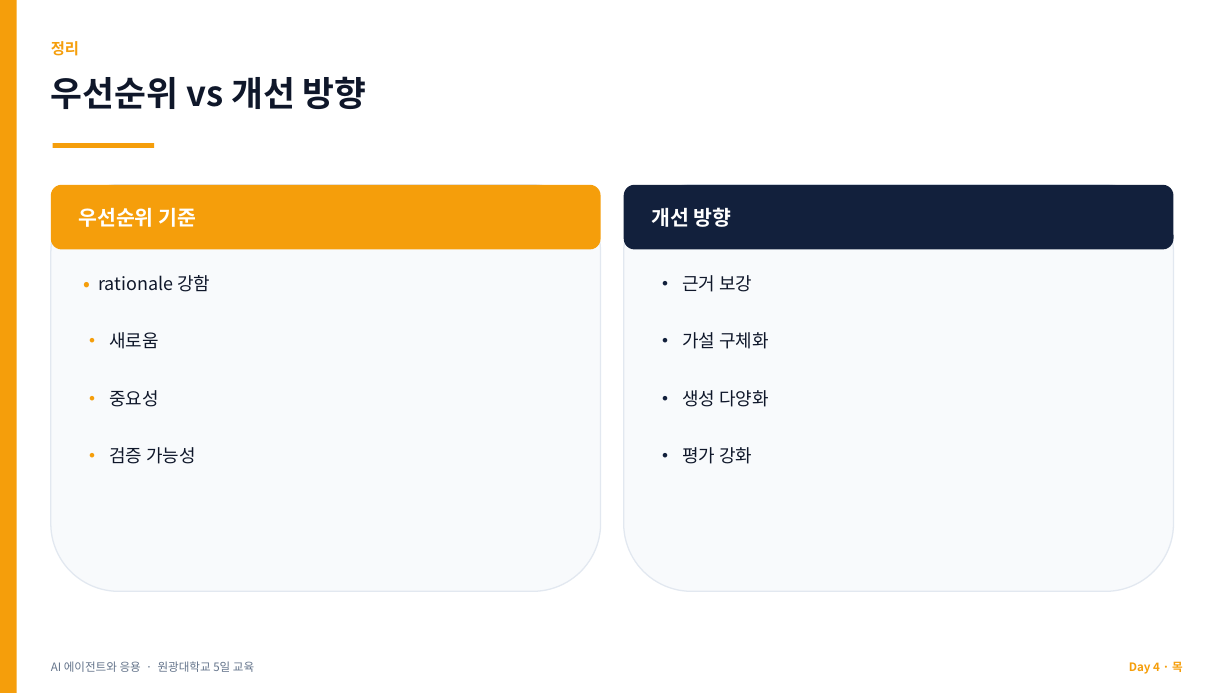
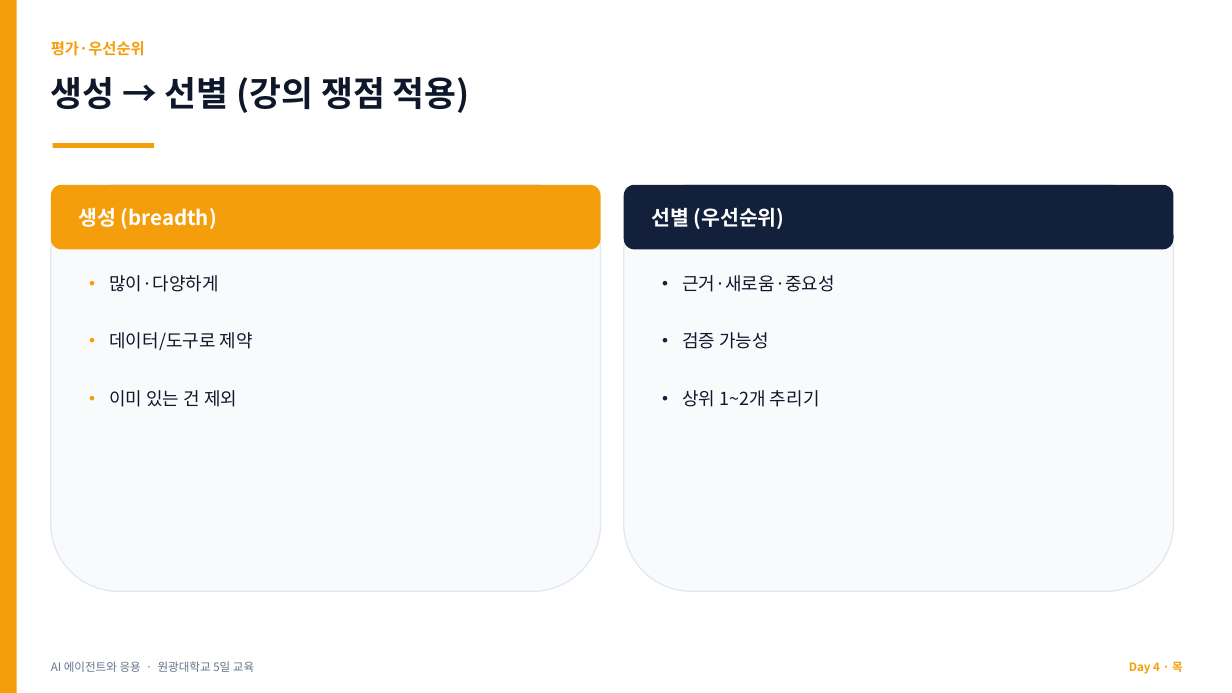
Before and after one commit to jyshin-22/wku-ai-agent-program, a slide deck: slide 21 of slides/day4.pptx. Drawn at 1232x693 pixels with LibreOffice and Linux fonts; fonts in the diff are those of the drawing. Boxes give left, top, right and bottom in pixels: in the first picture for what was removed or moved away, otherwise in the second. Text is boxed around its words. In the diff, an @@ line names an element or a change of style, - is before the commit and + after.

```diff
--- a/slides/day4.pptx
+++ b/slides/day4.pptx
@@ text at [51, 41, 145, 56]: text changed @@
-정리
+평가·우선순위
@@ text at [51, 77, 470, 113]: text changed @@
-우선순위 vs 개선 방향
+생성 → 선별 (강의 쟁점 적용)
@@ text at [79, 207, 217, 229]: text changed @@
-우선순위 기준
+생성 (breadth)
@@ text at [651, 207, 785, 229]: text changed @@
-개선 방향
+선별 (우선순위)
@@ text at [109, 275, 218, 292]: text changed @@
-• rationale 강함
+• 많이·다양하게
@@ text at [682, 275, 835, 292]: text changed @@
-• 근거 보강
+• 근거·새로움·중요성
@@ text at [109, 332, 253, 350]: text changed @@
-• 새로움
+• 데이터/도구로 제약
@@ text "• 검증 가능성": place and size @@
-text "• 검증 가능성" at [109, 447, 196, 464]
+text "• 검증 가능성" at [682, 332, 769, 349]
@@ text "• 검증 가능성" at [682, 332, 769, 349]: text colour #F59E0B to #12203C in "•" @@
@@ text at [109, 390, 237, 407]: text changed @@
-• 중요성
+• 이미 있는 건 제외
@@ text at [682, 390, 820, 407]: text changed @@
-• 가설 구체화
+• 상위 1~2개 추리기
@@ text removed at [682, 390, 769, 407] @@
-• 생성 다양화
@@ text removed at [682, 447, 752, 464] @@
-• 평가 강화
```
Also in this commit, not shown: 19 other slides changed, 3 slides added, 2 slides removed, 8 other files.
